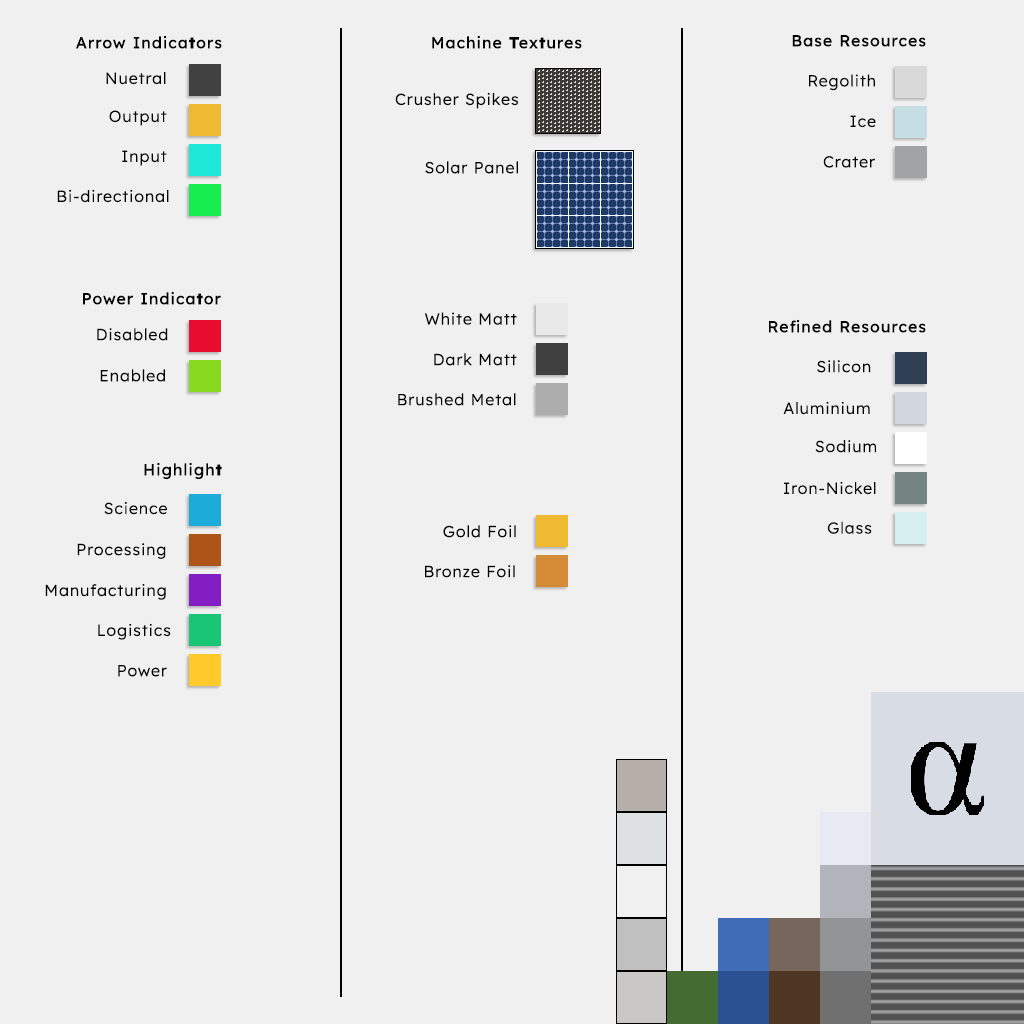
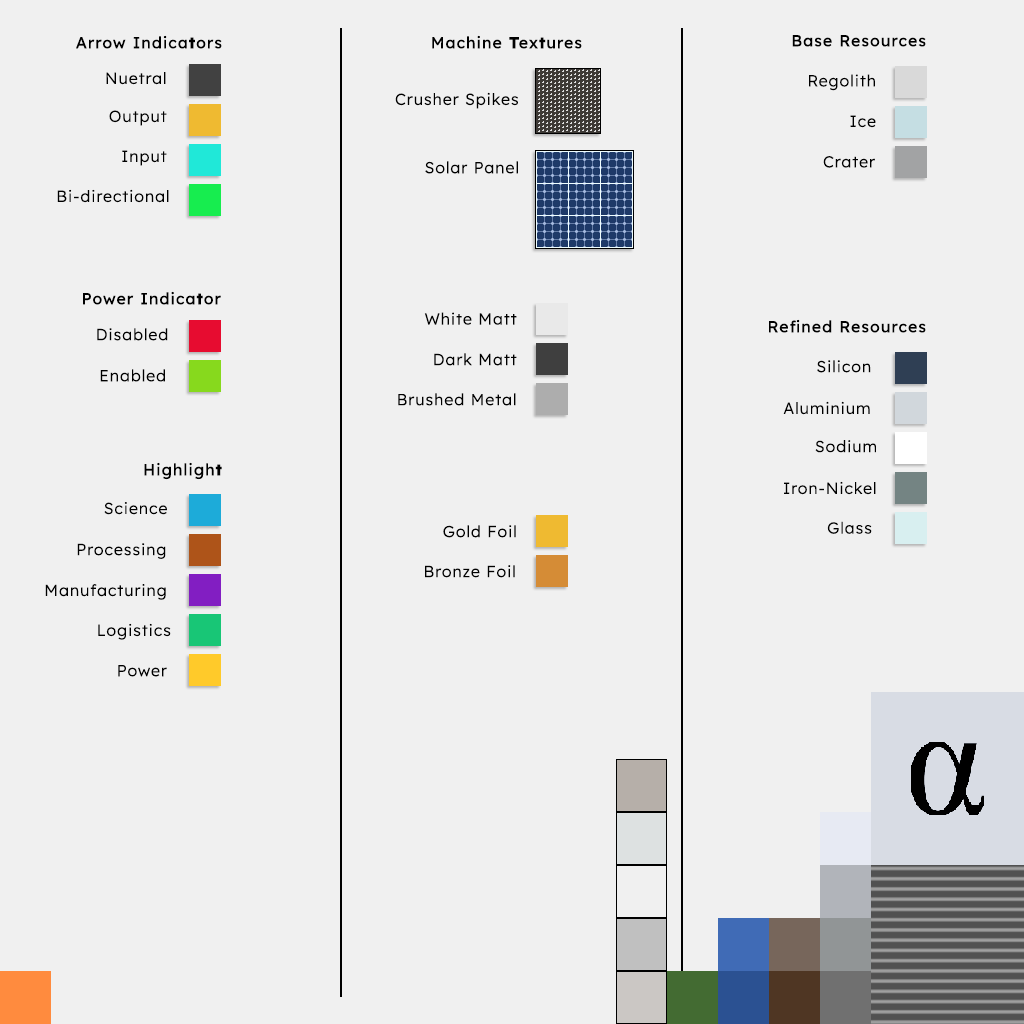
Revision of a layered 1024×1024 image; what changed, layer by layer:
added layer "Circuit" (1st of 2) above "Circuit" over [0, 971, 51, 1024]
